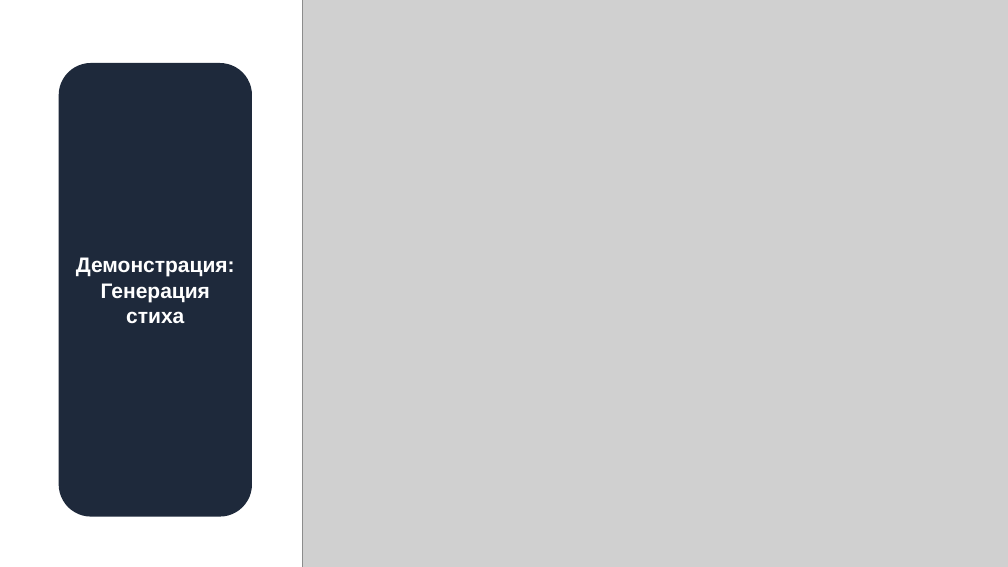
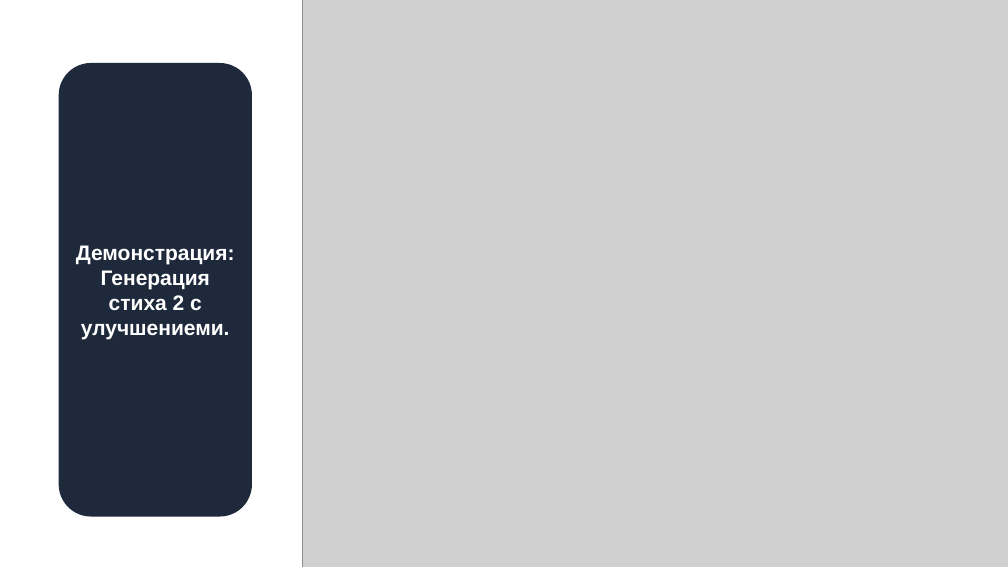
Before and after one commit to safosaffers/RussianRhymeAnalyzer, a slide deck: slide 19 of docs/presentation/Rhymer_presentation_final.pptx (slide 17 before the commit). Drawn at 1008x567 pixels with LibreOffice and Linux fonts; fonts in the diff are those of the drawing; grey boxes stand for pictures. Boxes give left, top, right and bottom in pixels: in the first picture for what was removed or moved away, otherwise in the second. Text is boxed around its words. In the diff, an @@ line names an element or a change of style, - is before the commit and + after.

```diff
--- a/docs/presentation/Rhymer_presentation_final.pptx
+++ b/docs/presentation/Rhymer_presentation_final.pptx
@@ text in rounded rectangle at (x1=76, y1=245, x2=235, y2=340): text changed @@
-Демонстрация: Генерация стиха
+Демонстрация: Генерация стиха 2 с улучшениеми.
```
Also in this commit, not shown: 11 other slides changed, 3 slides added, 1 slide removed, 5 other files.
